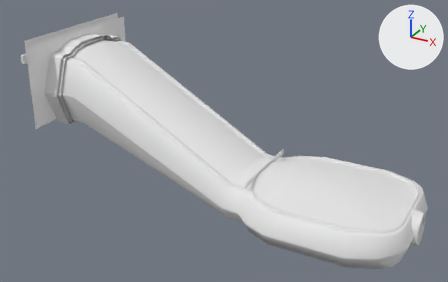
Renders of the FBX model Assets/Art_Assets/Environment/NewSpawnRoom/SpawnRoomFix.fbx from each side of a commit.
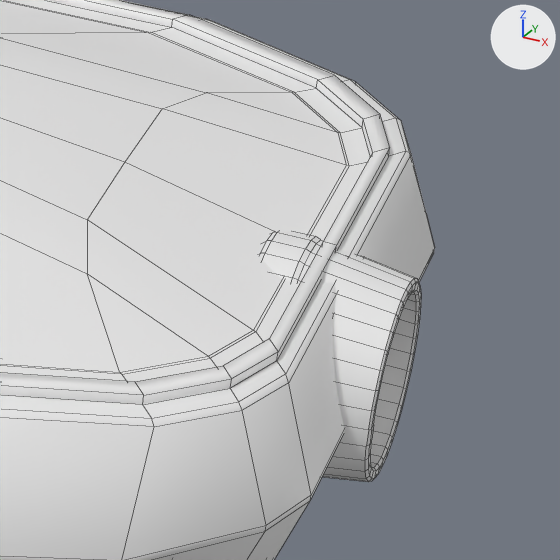
Each version appears first whole from a 50 mm camera at (114.6, -122.8, 60.0) aimed at (47.4, -0.5, -1.1), and next in a close-up on the part from 80% to 100% of the width and 60% to 92% of the height. Arrows for +X, +Y and +Z are at upper right; the lights stay in place. The close-ups show mesh edges as thin lines. Materials are left out; every surface is plain grey.

Names of what the first close-up shows: 'SpawnRoom'.
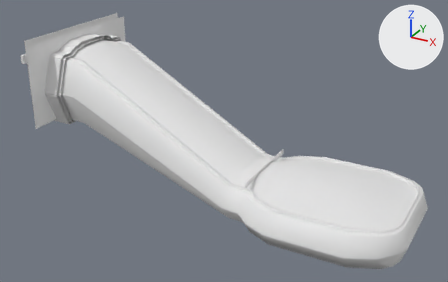
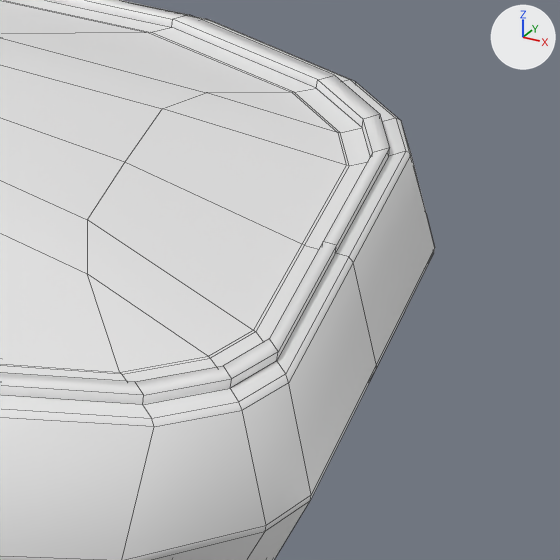
Patch to the scene script:
```diff
--- a/Assets/Art_Assets/Environment/NewSpawnRoom/SpawnRoomFix.fbx.py
+++ b/Assets/Art_Assets/Environment/NewSpawnRoom/SpawnRoomFix.fbx.py
@@ me_plane_005 @@
 me_plane_005.from_pydata(...)  # 1224 vertices, 1145 faces; spans x -7.5..96.3, y -19.6..19.6, z -15.9..22.2
 # used by ob_spawnroom; location = (0.0, 0.0, 0.0)
+# me_plane_005 part 1: the loose piece of 512 vertices spanning x 90.8..96.3, y -5.2..3.3, z -15.9..-7.3 is deleted
```

Pixel boxes (x1, y1, x2, y2) of what changed, in the close-ups (560 x 560 px):
part 1 of me_plane_005, deleted
    before: (260, 231, 421, 482)
